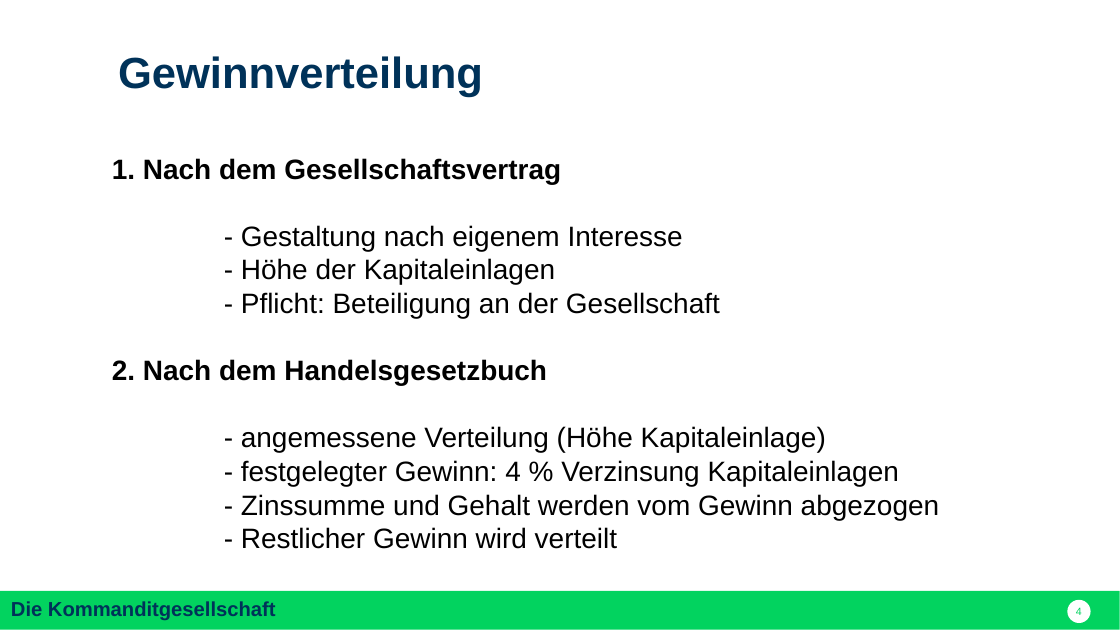
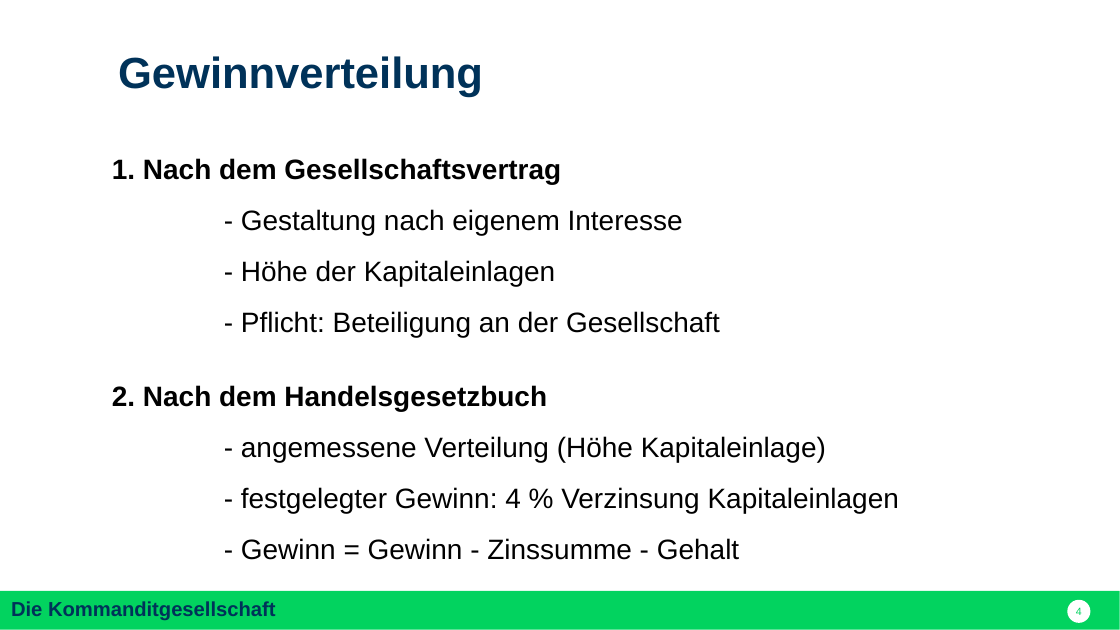
Before and after one commit to nodeg/exercises, a slide deck: slide 4 of Referat_BWP_KG_dom.pptx. Drawn at 1120x630 pixels with LibreOffice and Linux fonts; fonts in the diff are those of the drawing. Boxes give left, top, right and bottom in pixels: in the first picture for what was removed or moved away, otherwise in the second. Text is boxed around its words. In the diff, an @@ line names an element or a change of style, - is before the commit and + after.

```diff
--- a/Referat_BWP_KG_dom.pptx
+++ b/Referat_BWP_KG_dom.pptx
@@ text at (112,209,899,513): more space between paragraphs @@
@@ text at (241,538,739,560): text changed @@
-- Zinssumme und Gehalt werden vom Gewinn abgezogen
-- Restlicher Gewinn wird verteilt
+- Gewinn = Gewinn - Zinssumme - Gehalt
```
Also in this commit, not shown: 6 other slides changed, 1 slide added.
